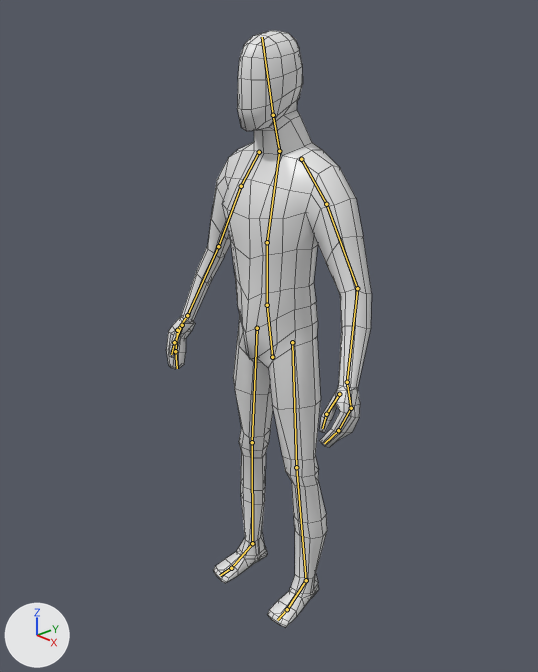
The Blender file Blender models/Character.blend, before and after one commit.
Rendered twice from a 50 mm camera at (1.46, -1.381, 1.714) aimed at (-0.003, -0.012, 0.9). Arrows for +X, +Y and +Z are at lower left; the lights stay in place. Both versions are drawn at frame 1 of the action 'Idle'; the numbers are the values there. The bones that bend it are drawn over the model as lines. Mesh edges are drawn as thin lines.

Objects in the first picture: 'Body'.
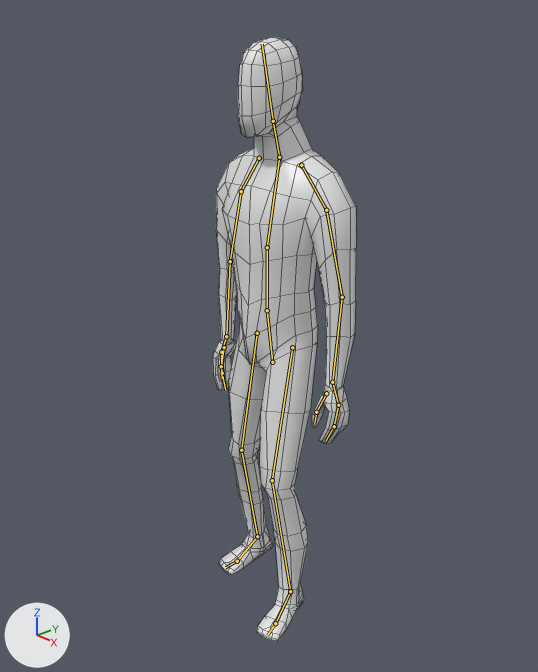
Location of each change, (x1, y1, x2, y2) in pixels of the pictures (538 x 672 px):
'Body', posed (30% narrower): before (166, 30, 372, 628); after (213, 37, 356, 642)
bone 'Hips', root to tip: before (272, 357) to (267, 305); after (272, 362) to (267, 310)
bone 'Upper Arm.L', root to tip: before (326, 204) to (357, 288); after (326, 210) to (342, 297)
bone 'Lower Arm.L', root to tip: before (357, 288) to (347, 382); after (342, 297) to (332, 382)
bone 'Hand.L', root to tip: before (347, 382) to (351, 408); after (332, 382) to (338, 405)
bone 'Fingers01.L', root to tip: before (351, 408) to (338, 430); after (338, 405) to (334, 426)
bone 'Upper Arm.R', root to tip: before (241, 186) to (218, 246); after (241, 191) to (230, 261)
bone 'Lower Arm.R', root to tip: before (218, 246) to (187, 315); after (230, 261) to (226, 336)
bone 'Hand.R', root to tip: before (187, 315) to (177, 330); after (226, 336) to (221, 352)
bone 'Fingers01.R', root to tip: before (177, 330) to (175, 351); after (221, 352) to (222, 373)

Patch to the scene script:
```diff
--- a/Blender models/Character.blend.py
+++ b/Blender models/Character.blend.py
@@ bone_hips @@
 bone_hips = bpy.data.objects['Armature'].pose.bones['Hips']
-bone_hips.location = (0.0, 0.0, 0.0)
+bone_hips.location = (0.0, -0.015, 0.002)
@@ bone_upper_arm_l @@
 bone_upper_arm_l = bpy.data.objects['Armature'].pose.bones['Upper Arm.L']  # child of 'Shoulder.L'
-bone_upper_arm_l.rotation_quaternion = (1.0, 0.0, 0.0, 0.0)  # degrees (0, 0, 0)
+bone_upper_arm_l.rotation_quaternion = (0.992, -0.001, 0.01, -0.123)  # degrees (0, 1, -14)
@@ bone_lower_arm_l @@
 bone_lower_arm_l = bpy.data.objects['Armature'].pose.bones['Lower Arm.L']  # child of 'Upper Arm.L'
-bone_lower_arm_l.rotation_quaternion = (1.0, 0.0, 0.0, 0.0)  # degrees (0, 0, 0)
+bone_lower_arm_l.rotation_quaternion = (0.99, -0.139, -0.001, -0.001)  # degrees (-16, 0, 0)
@@ bone_hand_l @@
 bone_hand_l = bpy.data.objects['Armature'].pose.bones['Hand.L']  # child of 'Lower Arm.L'
-bone_hand_l.rotation_quaternion = (1.0, 0.0, 0.0, 0.0)  # degrees (0, 0, 0)
+bone_hand_l.rotation_quaternion = (0.998, 0.0, 0.014, 0.064)  # degrees (0, 2, 7)
@@ bone_fingers01_l @@
 bone_fingers01_l = bpy.data.objects['Armature'].pose.bones['Fingers01.L']  # child of 'Hand.L'
-bone_fingers01_l.rotation_quaternion = (1.0, 0.0, 0.0, 0.0)  # degrees (0, 0, 0)
+bone_fingers01_l.rotation_quaternion = (0.992, 0.007, 0.041, 0.122)  # degrees (1, 5, 14)
@@ bone_upper_arm_r @@
 bone_upper_arm_r = bpy.data.objects['Armature'].pose.bones['Upper Arm.R']  # child of 'Shoulder.R'
-bone_upper_arm_r.rotation_quaternion = (1.0, 0.0, 0.0, 0.0)  # degrees (0, 0, 0)
+bone_upper_arm_r.rotation_quaternion = (0.992, -0.001, -0.01, 0.123)  # degrees (0, -1, 14)
@@ bone_lower_arm_r @@
 bone_lower_arm_r = bpy.data.objects['Armature'].pose.bones['Lower Arm.R']  # child of 'Upper Arm.R'
-bone_lower_arm_r.rotation_quaternion = (1.0, 0.0, 0.0, 0.0)  # degrees (0, 0, 0)
+bone_lower_arm_r.rotation_quaternion = (0.99, -0.139, 0.001, 0.001)  # degrees (-16, 0, 0)
@@ bone_hand_r @@
 bone_hand_r = bpy.data.objects['Armature'].pose.bones['Hand.R']  # child of 'Lower Arm.R'
-bone_hand_r.rotation_quaternion = (1.0, 0.0, 0.0, 0.0)  # degrees (0, 0, 0)
+bone_hand_r.rotation_quaternion = (0.998, 0.0, -0.014, -0.064)  # degrees (0, -2, -7)
@@ bone_fingers01_r @@
 bone_fingers01_r = bpy.data.objects['Armature'].pose.bones['Fingers01.R']  # child of 'Hand.R'
-bone_fingers01_r.rotation_quaternion = (1.0, 0.0, 0.0, 0.0)  # degrees (0, 0, 0)
+bone_fingers01_r.rotation_quaternion = (0.992, 0.007, -0.041, -0.122)  # degrees (1, -5, -14)
@@ bone_leg_ik_l @@
 bone_leg_ik_l = bpy.data.objects['Armature'].pose.bones['Leg IK.L']
-bone_leg_ik_l.location = (0.0, 0.0, 0.0)
-bone_leg_ik_l.rotation_quaternion = (1.0, 0.0, 0.0, 0.0)  # degrees (0, 0, 0)
+bone_leg_ik_l.location = (0.003, -0.072, 0.0)
+bone_leg_ik_l.rotation_quaternion = (0.996, 0.0, 0.0, 0.086)  # degrees (0, 0, 10)
@@ bone_leg_ik_r @@
 bone_leg_ik_r = bpy.data.objects['Armature'].pose.bones['Leg IK.R']
-bone_leg_ik_r.location = (0.0, 0.0, 0.0)
+bone_leg_ik_r.location = (-0.017, 0.039, 0.0)
```
